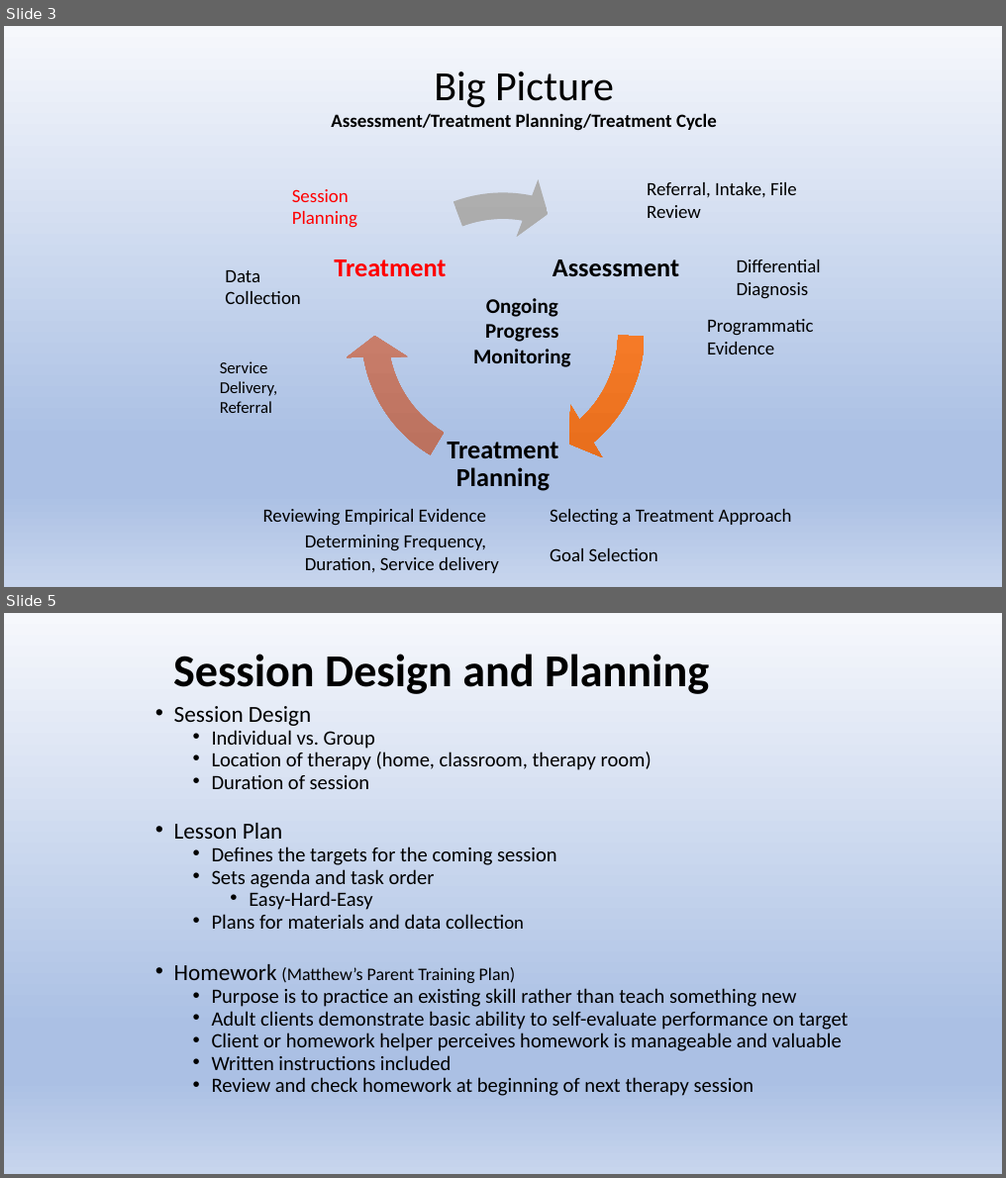
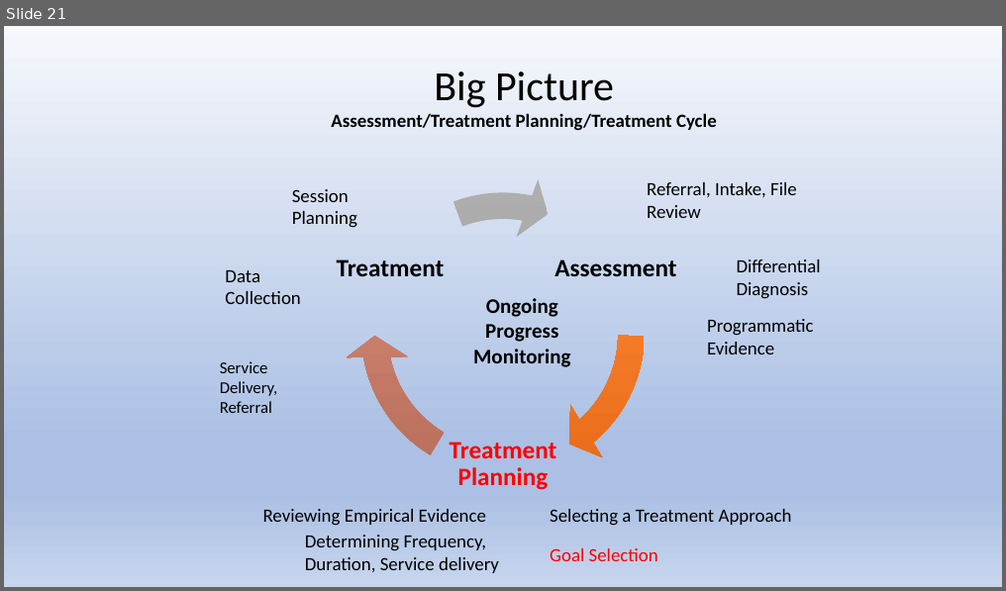
Before and after one commit to Jim-Wright90/cds431_sp22, a slide deck: slides/cds431_week5_2.pptx. Shown one above the other, each under a label of ours: slides 3 and 5 before the commit, slide 21 after it; the slides between them are not shown. The pictures are 1006x1178 and 1006x591 pixels, drawn with LibreOffice and Linux fonts; fonts in the diff are those of the drawing. Boxes give left, top, right and bottom in pixels: in the first picture for what was removed or moved away, otherwise in the second. Text is boxed around its words. In the diff, an @@ line names an element or a change of style, - is before the commit and + after.

Commit message:
course agenda edits post baby

```diff
--- a/slides/cds431_week5_2.pptx
+++ b/slides/cds431_week5_2.pptx
@@ slide 5 removed at [4, 613, 1002, 1174], background gradient #F6F8FC to #ABC0E4 to #C7D5ED @@
@@ title removed at [173, 654, 709, 694] @@
-Session Design and Planning
@@ text removed at [174, 706, 848, 1096] @@
-• Session Design
-  • Individual vs. Group
-  • Location of therapy (home, classroom, therapy room)
-  • Duration of session
-• Lesson Plan
-  • Defines the targets for the coming session
-  • Sets agenda and task order
-    • Easy-Hard-Easy
-  • Plans for materials and data collection
-• Homework (Matthew’s Parent Training Plan)
-  • Purpose is to practice an existing skill rather than teach something new
-  • Adult clients demonstrate basic ability to self-evaluate performance on target
-  • Client or homework helper perceives homework is manageable and valuable
-  • Written instructions included
-  • Review and check homework at beginning of next therapy session
@@ what was slide 3 is now slide 21 @@
@@ slide 21 changed as well @@
@@ text "Session Planning" at [292, 189, 357, 228]: text colour #FF0000 to #000000 @@
@@ text "Treatment" at [337, 260, 445, 276]: size 25 to 24 pt, text colour #FF0000 to #000000 @@
@@ text "Assessment" at [554, 260, 676, 276]: size 25 to 24 pt @@
@@ text "Treatment Planning" at [450, 442, 557, 490]: size 25 to 24 pt, text colour #000000 to #FF0000 @@
@@ text "Goal Selection" at [549, 549, 658, 562]: text colour #000000 to #FF0000 @@
```
Also in this commit, not shown: 29 slides added, 13 other slides removed, 13 other files.
